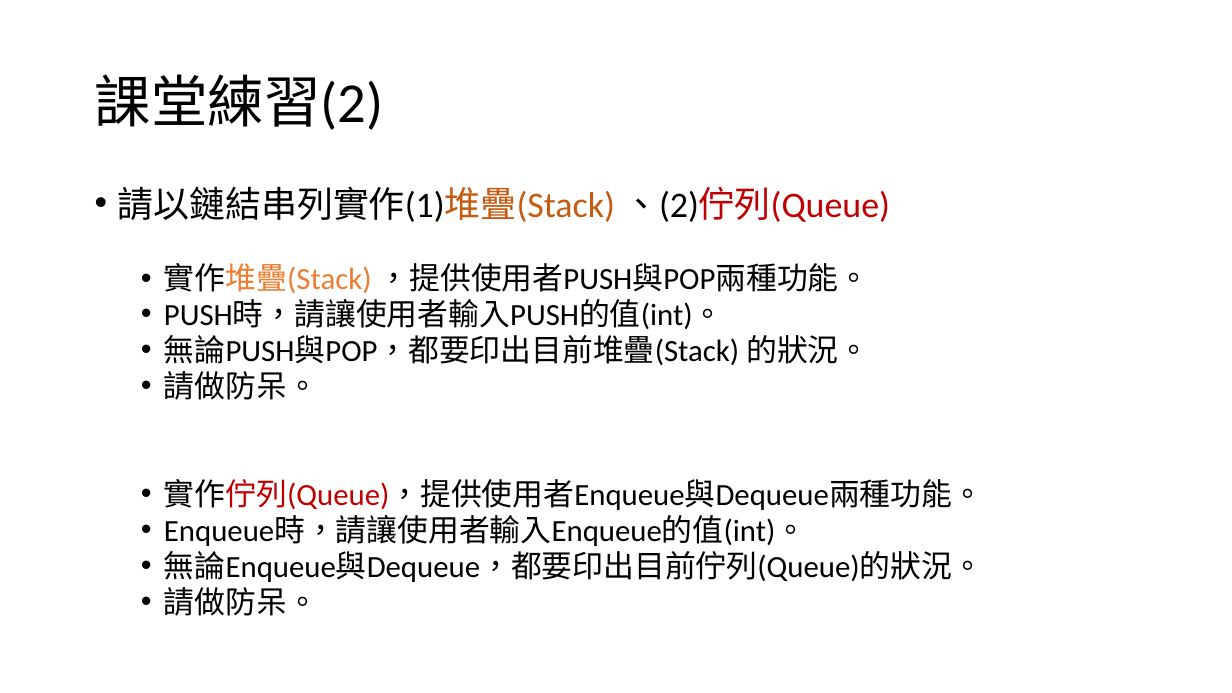
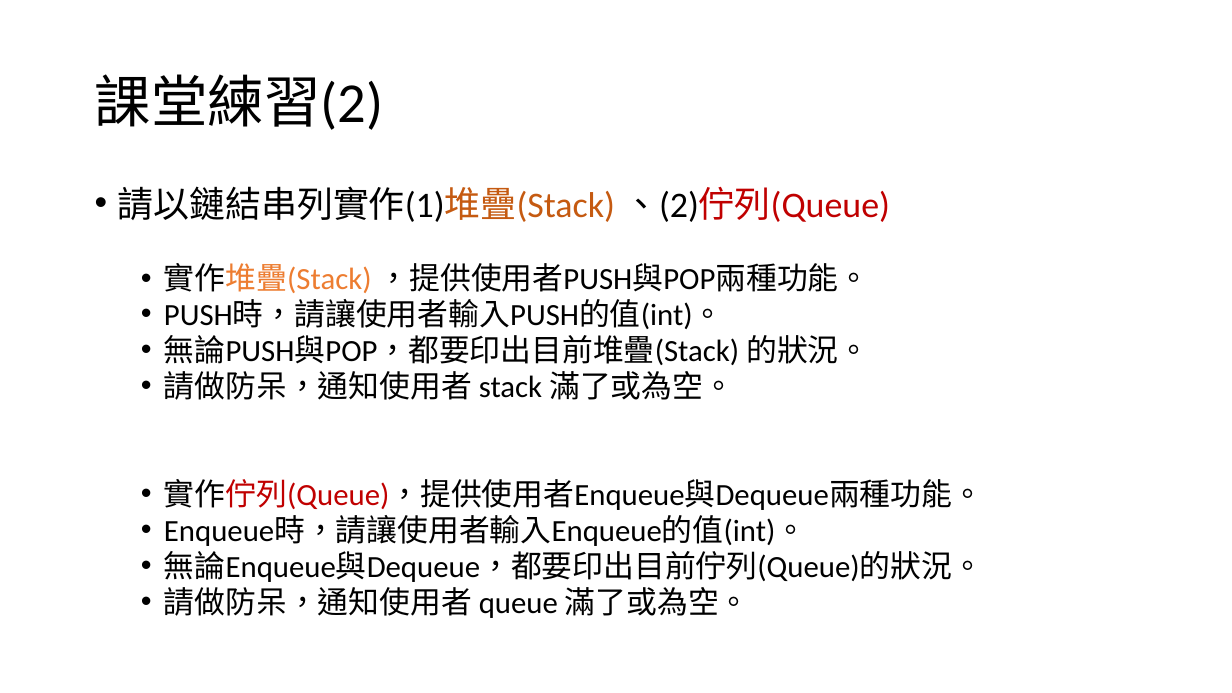
Before and after one commit to Heng-xiu/DataStructure, a slide deck: slide 17 of Week_3/Week 3 - .pptx. Drawn at 1232x693 pixels with LibreOffice and Linux fonts; fonts in the diff are those of the drawing. Boxes give left, top, right and bottom in pixels: in the first picture for what was removed or moved away, otherwise in the second. Text is boxed around its words. In the diff, an @@ line names an element or a change of style, - is before the commit and + after.

```diff
--- a/Week_3/Week 3 - .pptx
+++ b/Week_3/Week 3 - .pptx
@@ text at (x1=164, y1=371, x2=734, y2=400): text changed @@
-  • 請做防呆。
+  • 請做防呆，通知使用者 stack 滿了或為空。
@@ text at (x1=164, y1=587, x2=750, y2=618): text changed @@
-  • 請做防呆。
+  • 請做防呆，通知使用者 queue 滿了或為空。
```
Also in this commit, not shown: 2 other slides changed, 4 other files.
